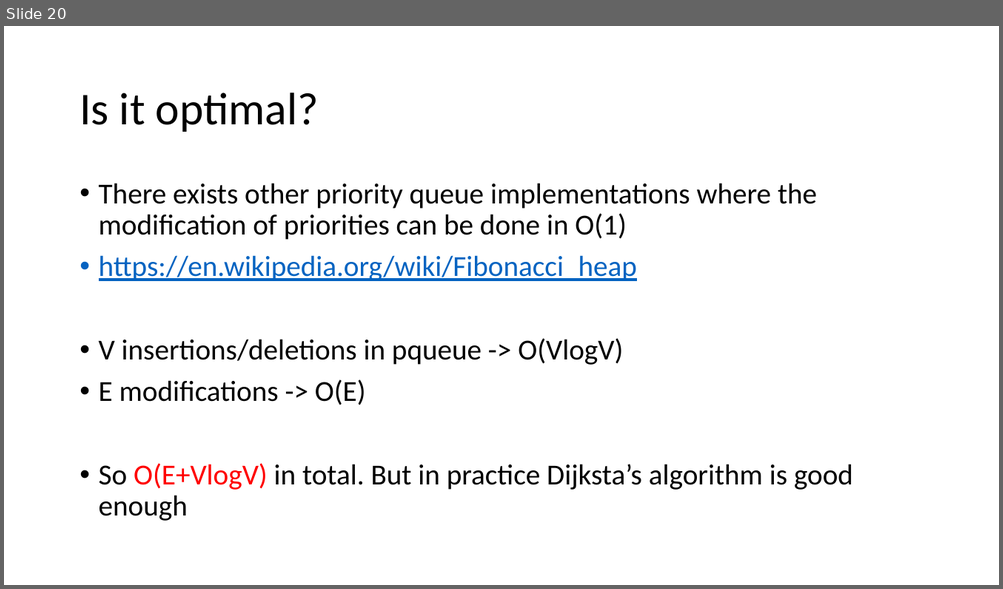
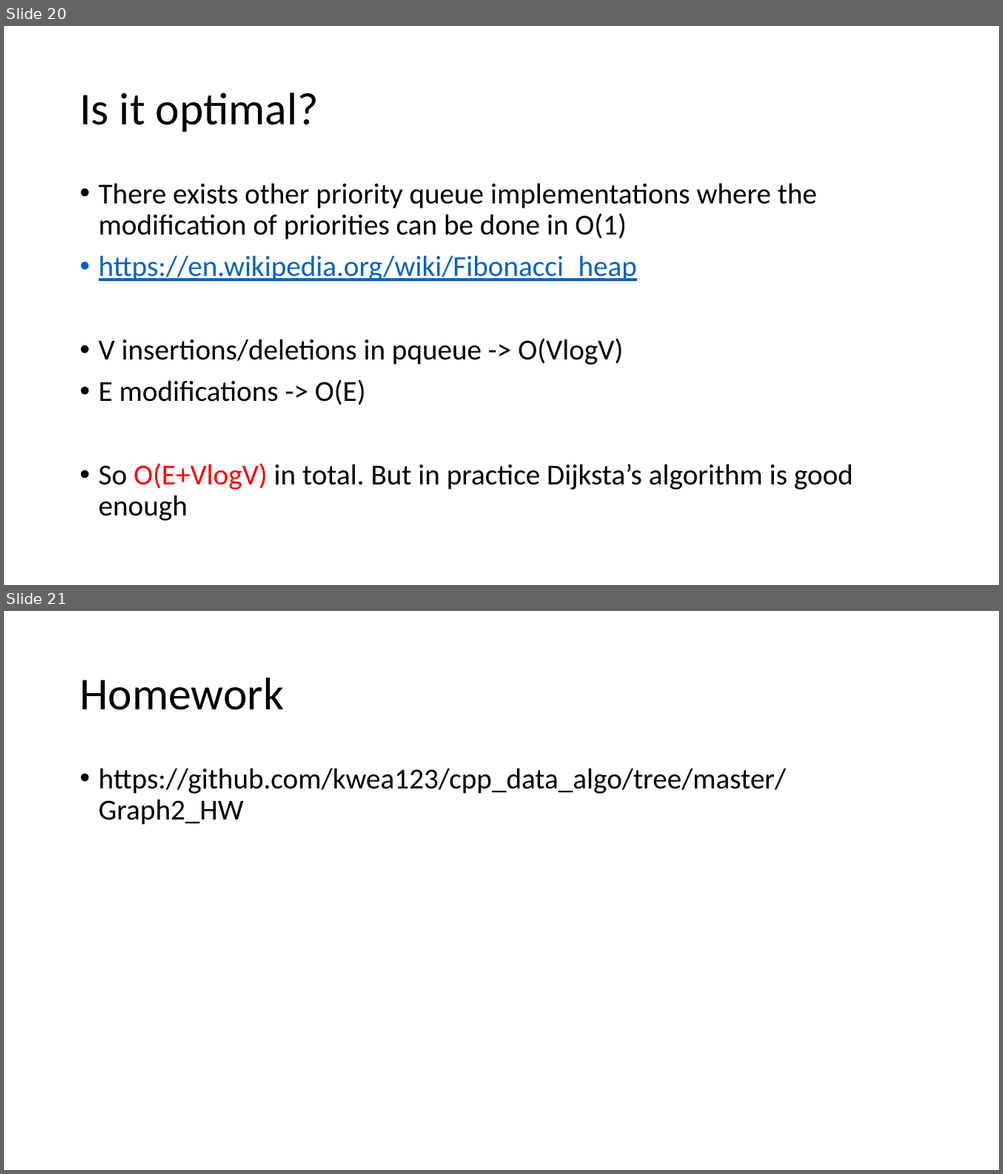
Before and after one commit to kwea123/cpp_data_algo, a slide deck: 7_Graph2.pptx. Shown one above the other, each under a label of ours: slide 20 before the commit, slides 20 and 21 after it. The pictures are 1003x589 and 1003x1174 pixels, drawn with LibreOffice and Linux fonts; fonts in the diff are those of the drawing. Boxes give left, top, right and bottom in pixels: in the first picture for what was removed or moved away, otherwise in the second. Text is boxed around its words. In the diff, an @@ line names an element or a change of style, - is before the commit and + after.

```diff
--- a/7_Graph2.pptx
+++ b/7_Graph2.pptx
@@ slide 21 added at (4,611,999,1170), background #FFFFFF @@
@@ title added at (79,678,284,710), 44 pt, text #000000 @@
+Homework
@@ text added at (99,768,786,825), 28 pt, text #000000 @@
+• https://github.com/kwea123/cpp_data_algo/tree/master/Graph2_HW
```
Also in this commit, not shown: 1 slide removed, 15 other files.
